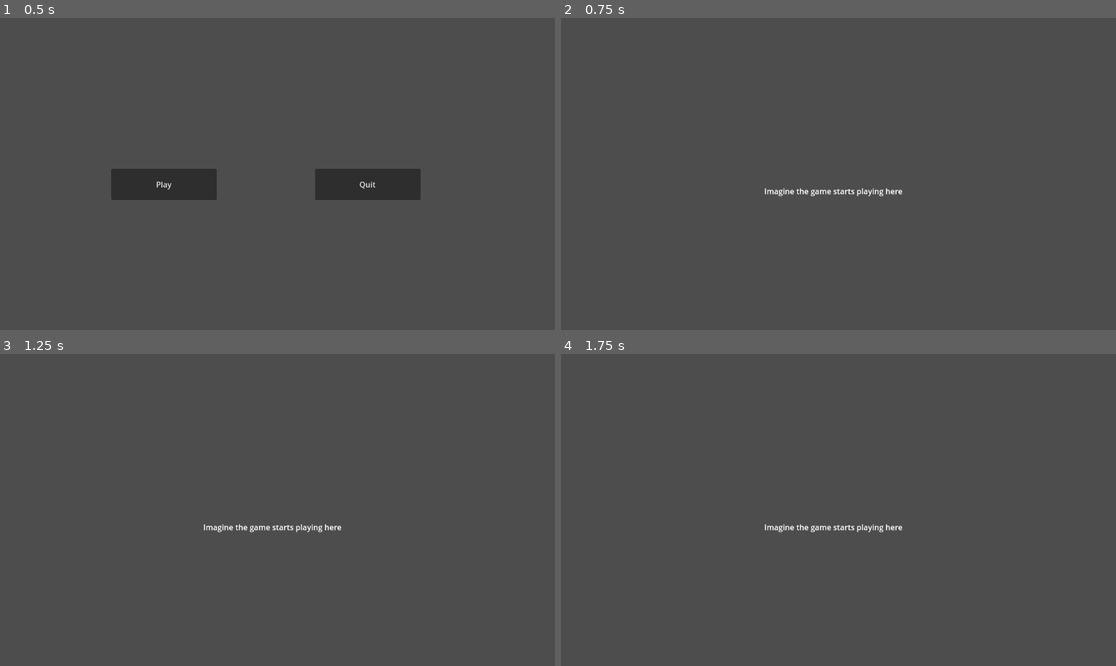
Above: before the commit, frames 1-4 (two rows, left to right).
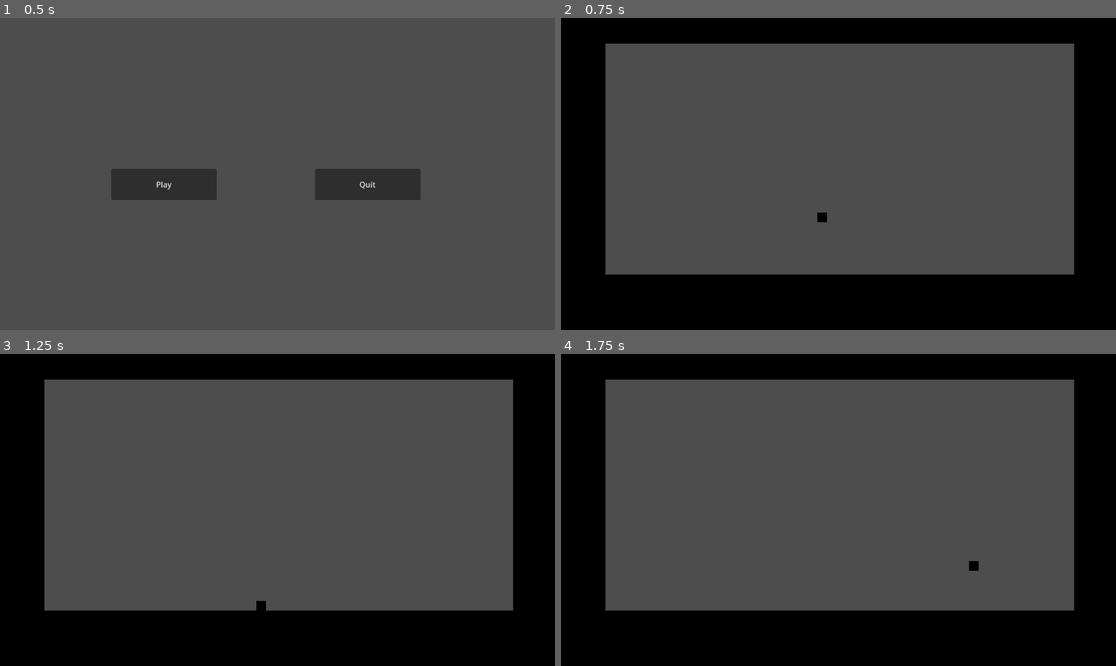
Above: after the commit, the same moments.

Repository: EightLimbed/Swordfighting-Game
Game: Godot game, scene res://Scenes/main.tscn
Same seed, same stepped clock (60 frames per second), same inputs: the game is played once before the commit and once after it.
Inputs:
- Up to frame 1 (0.5 s): no input
- Up to frame 2 (0.75 s): click "Play" at 0.5 s
- Up to frame 3 (1.25 s): no input
- Up to frame 4 (1.75 s): tap Enter (ui_accept) at 1.25, 1.35, 1.52 s; hold Right (ui_right) from 1.28 s (still down)

Frame 1 is identical in both runs. In frame 2, 38% of the frame differs, in the area x 0-100%, y 0-100%; in frame 3, 38%; in frame 4, 38%.

Commit message:
made basic player need to tweak values

Diff:
--- /dev/null
+++ b/Sword Fighting Game/Player/Player.tscn
@@ -0,0 +1,22 @@
+[gd_scene load_steps=5 format=3 uid="uid://bb2x6uaqvseop"]
+
+[ext_resource type="Script" path="res://src/Player.gd" id="1_kcmur"]
+
+[sub_resource type="RectangleShape2D" id="RectangleShape2D_a46tc"]
+
+[sub_resource type="Gradient" id="Gradient_80saw"]
+
+[sub_resource type="GradientTexture2D" id="GradientTexture2D_udrm8"]
+gradient = SubResource("Gradient_80saw")
+width = 1
+height = 1
+
+[node name="Player" type="CharacterBody2D"]
+script = ExtResource("1_kcmur")
+
+[node name="CollisionShape2D" type="CollisionShape2D" parent="."]
+shape = SubResource("RectangleShape2D_a46tc")
+
+[node name="Sprite2D" type="Sprite2D" parent="."]
+scale = Vector2(20, 20)
+texture = SubResource("GradientTexture2D_udrm8")
--- a/Sword Fighting Game/Scenes/game.tscn
+++ b/Sword Fighting Game/Scenes/game.tscn
@@ -1,10 +1,59 @@
-[gd_scene format=3 uid="uid://cilsyisiylghn"]
+[gd_scene load_steps=6 format=3 uid="uid://cilsyisiylghn"]
+
+[ext_resource type="PackedScene" uid="uid://bb2x6uaqvseop" path="res://Player/Player.tscn" id="1_1hrwi"]
+
+[sub_resource type="RectangleShape2D" id="RectangleShape2D_bsscf"]
+size = Vector2(1164, 118)
+
+[sub_resource type="RectangleShape2D" id="RectangleShape2D_5mhey"]
+size = Vector2(99, 563)
+
+[sub_resource type="Gradient" id="Gradient_tfomn"]
+
+[sub_resource type="GradientTexture2D" id="GradientTexture2D_7j1x3"]
+gradient = SubResource("Gradient_tfomn")
+width = 1
+height = 1
 
 [node name="Game" type="Node2D"]
 
-[node name="Label" type="Label" parent="."]
-offset_left = 422.0
-offset_top = 348.0
-offset_right = 710.0
-offset_bottom = 374.0
-text = "Imagine the game starts playing here"
+[node name="Player" parent="." instance=ExtResource("1_1hrwi")]
+position = Vector2(542, 399)
+
+[node name="StaticBody2D" type="StaticBody2D" parent="."]
+
+[node name="CollisionShape2D" type="CollisionShape2D" parent="StaticBody2D"]
+position = Vector2(576, 592)
+shape = SubResource("RectangleShape2D_bsscf")
+
+[node name="CollisionShape2D4" type="CollisionShape2D" parent="StaticBody2D"]
+position = Vector2(578, -6)
+shape = SubResource("RectangleShape2D_bsscf")
+
+[node name="CollisionShape2D2" type="CollisionShape2D" parent="StaticBody2D"]
+position = Vector2(43.5, 251.5)
+shape = SubResource("RectangleShape2D_5mhey")
+
+[node name="CollisionShape2D3" type="CollisionShape2D" parent="StaticBody2D"]
+position = Vector2(1114, 267)
+shape = SubResource("RectangleShape2D_5mhey")
+
+[node name="Sprite2D" type="Sprite2D" parent="StaticBody2D"]
+position = Vector2(576, -12)
+scale = Vector2(1174.25, 129.5)
+texture = SubResource("GradientTexture2D_7j1x3")
+
+[node name="Sprite2D2" type="Sprite2D" parent="StaticBody2D"]
+position = Vector2(577, 598)
+scale = Vector2(1174.25, 129.5)
+texture = SubResource("GradientTexture2D_7j1x3")
+
+[node name="Sprite2D3" type="Sprite2D" parent="StaticBody2D"]
+position = Vector2(41, 278)
+scale = Vector2(102.125, -515.25)
+texture = SubResource("GradientTexture2D_7j1x3")
+
+[node name="Sprite2D4" type="Sprite2D" parent="StaticBody2D"]
+position = Vector2(1116, 285)
+scale = Vector2(102.125, -515.25)
+texture = SubResource("GradientTexture2D_7j1x3")
--- /dev/null
+++ b/Sword Fighting Game/src/Player.gd
@@ -0,0 +1,29 @@
+extends CharacterBody2D
+
+
+const SPEED = 60.0
+const JUMP_VELOCITY = -400.0
+const DAMPER = 50
+const AIR_DAMPER = 10
+
+# Get the gravity from the project settings to be synced with RigidBody nodes.
+var gravity: int = ProjectSettings.get_setting("physics/2d/default_gravity")
+
+
+func _physics_process(delta: float) -> void:
+	# Add the gravity.
+	if not is_on_floor():
+		velocity.y += gravity * delta
+
+	# Handle Jump.
+	if Input.is_action_just_pressed("ui_accept") and is_on_floor():
+		velocity.y = JUMP_VELOCITY
+
+	# Get the input direction and handle the movement/deceleration.
+	# As good practice, you should replace UI actions with custom gameplay actions.
+	var direction := Input.get_axis("ui_left", "ui_right")
+	if direction:
+		velocity.x += direction * SPEED
+	velocity.x = move_toward(velocity.x, 0, DAMPER if is_on_floor() else AIR_DAMPER)
+
+	move_and_slide()
